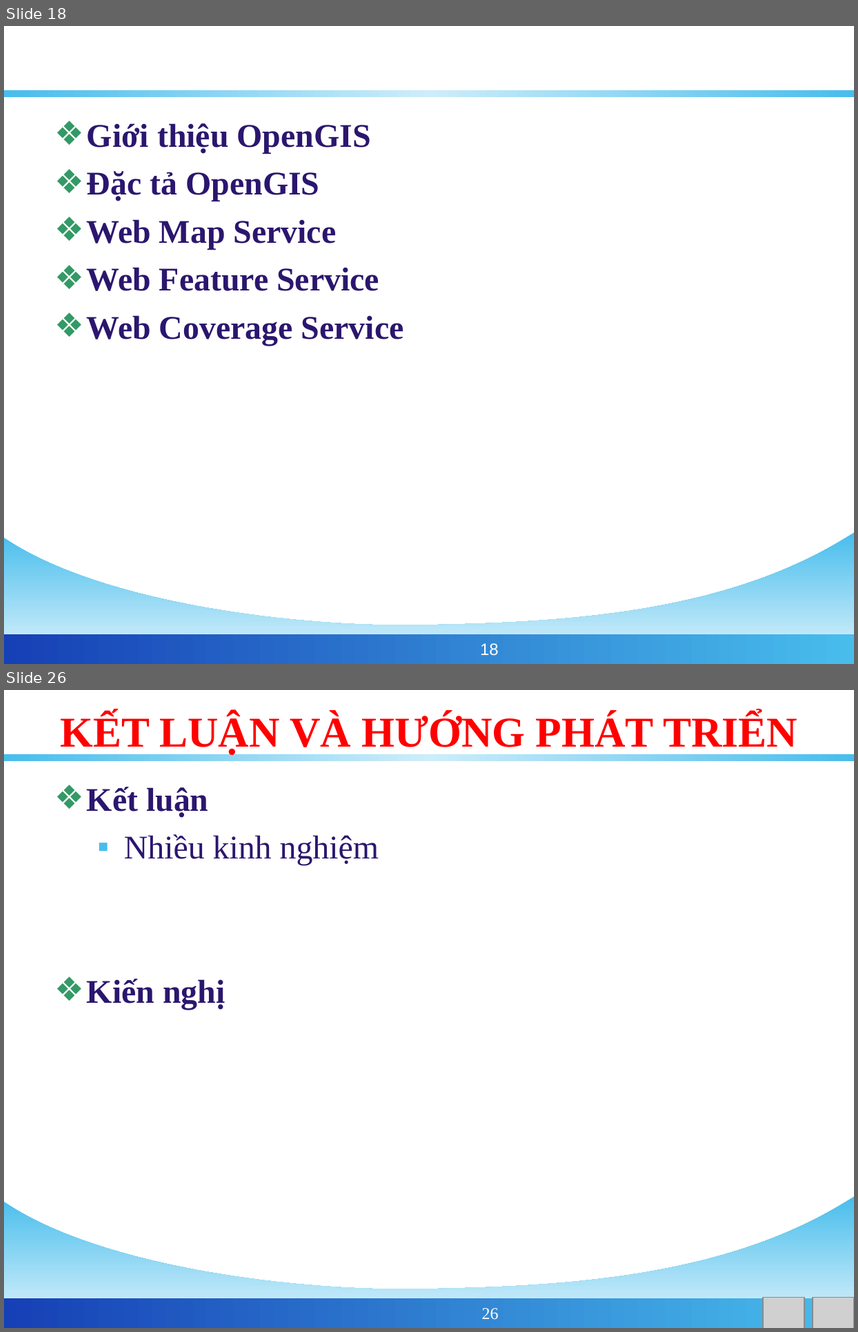
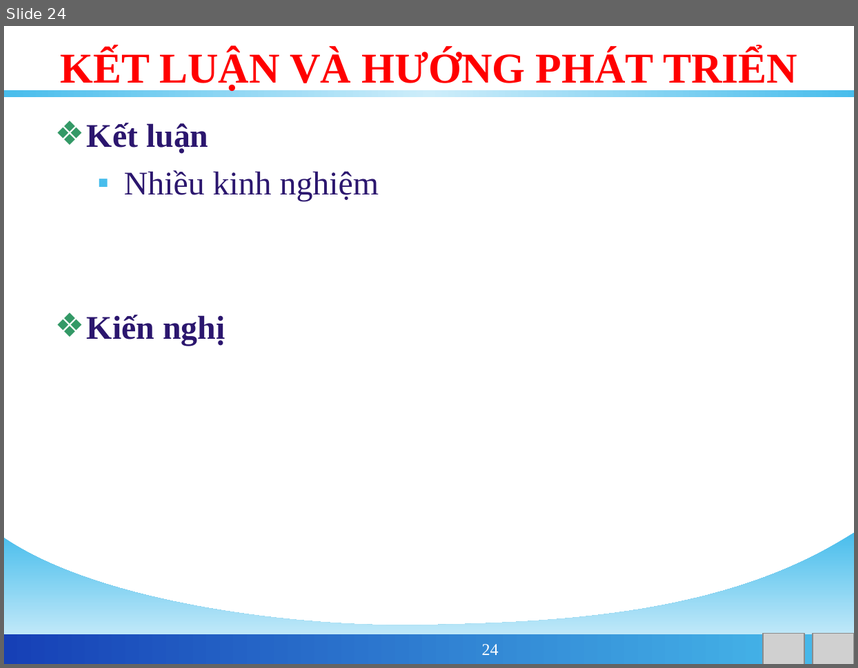
Before and after one commit to phamngsinh/cantho-webgis, a slide deck: Document/Bao Cao/BaoCaoLuanVan.ppt. Shown one above the other, each under a label of ours: slides 18 and 26 before the commit, slide 24 after it; the slides between them are not shown. The pictures are 858x1332 and 858x668 pixels, drawn with LibreOffice and Linux fonts; fonts in the diff are those of the drawing; grey boxes stand for pictures; background and template pictures are left out. Boxes give left, top, right and bottom in pixels: in the first picture for what was removed or moved away, otherwise in the second. Text is boxed around its words. In the diff, an @@ line names an element or a change of style, - is before the commit and + after.

```diff
--- a/Document/Bao Cao/BaoCaoLuanVan.ppt
+++ b/Document/Bao Cao/BaoCaoLuanVan.ppt
@@ slide 18 removed at (x1=4, y1=26, x2=854, y2=664), background #FFFFFF; not listed: 3 template elements that a slide beside it also shows @@
@@ title removed at (x1=47, y1=40, x2=811, y2=92) @@
-CHUẨN OPENGIS
@@ text removed at (x1=87, y1=123, x2=404, y2=345) @@
-❖ Giới thiệu OpenGIS
-❖ Đặc tả OpenGIS
-❖ Web Map Service
-❖ Web Feature Service
-❖ Web Coverage Service
@@ page number removed at (x1=480, y1=643, x2=499, y2=655) @@
-18
@@ what was slide 26 is now slide 24 @@
@@ page number at (x1=482, y1=644, x2=499, y2=655): text changed @@
-26
+24
```
Also in this commit, not shown: 12 slides changed, 3 slides added, 4 other slides removed, 1 other file.
